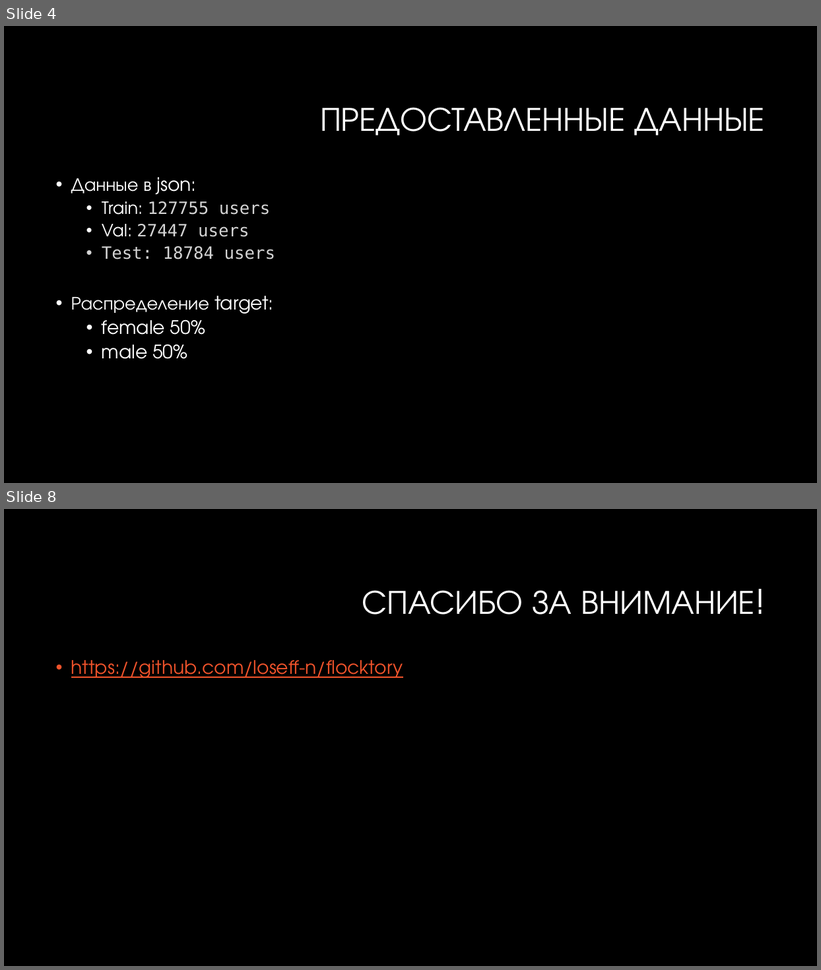
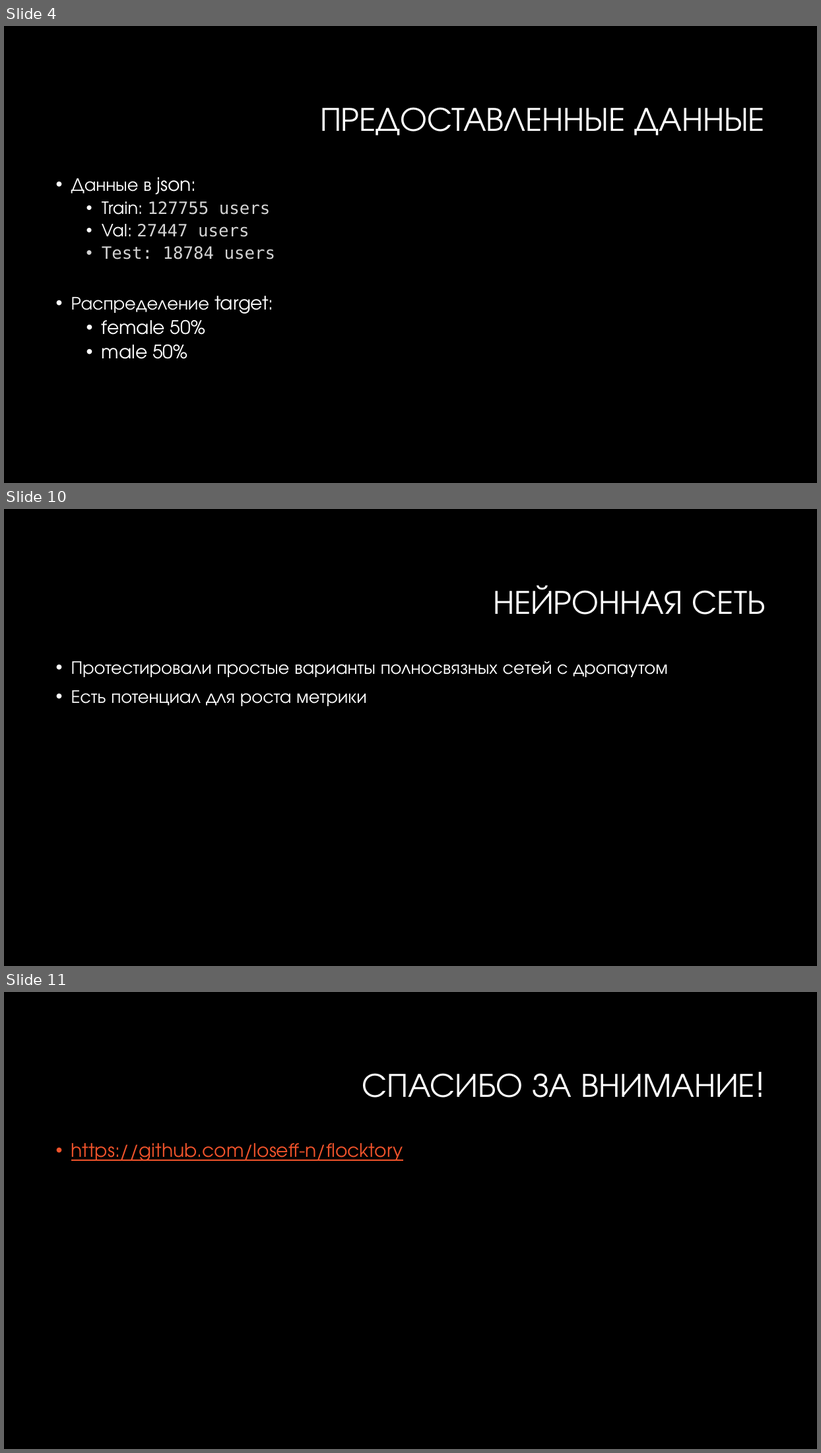
Before and after one commit to loseff-n/flocktory, a slide deck: flocktory.pptx. Shown one above the other, each under a label of ours: slides 4 and 8 before the commit, slides 4, 10 and 11 after it; the slides between them are not shown. The pictures are 821x970 and 821x1453 pixels, drawn with LibreOffice and Linux fonts; fonts in the diff are those of the drawing; background and template pictures are left out. Boxes give left, top, right and bottom in pixels: in the first picture for what was removed or moved away, otherwise in the second. Text is boxed around its words. In the diff, an @@ line names an element or a change of style, - is before the commit and + after.

```diff
--- a/flocktory.pptx
+++ b/flocktory.pptx
@@ slide 10 added at (4,509,817,966), background #000000 @@
@@ title added at (493,585,766,615), 40 pt, text #FFFFFF @@
+НЕЙРОННАЯ СЕТЬ
@@ text added at (71,661,668,706), 22 pt, text #FFFFFF @@
+• Протестировали простые варианты полносвязных сетей с дропаутом
+• Есть потенциал для роста метрики
@@ what was slide 8 is now slide 11 @@
```
Also in this commit, not shown: 4 slides changed, 3 other slides added, 1 slide removed, 3 other files.
